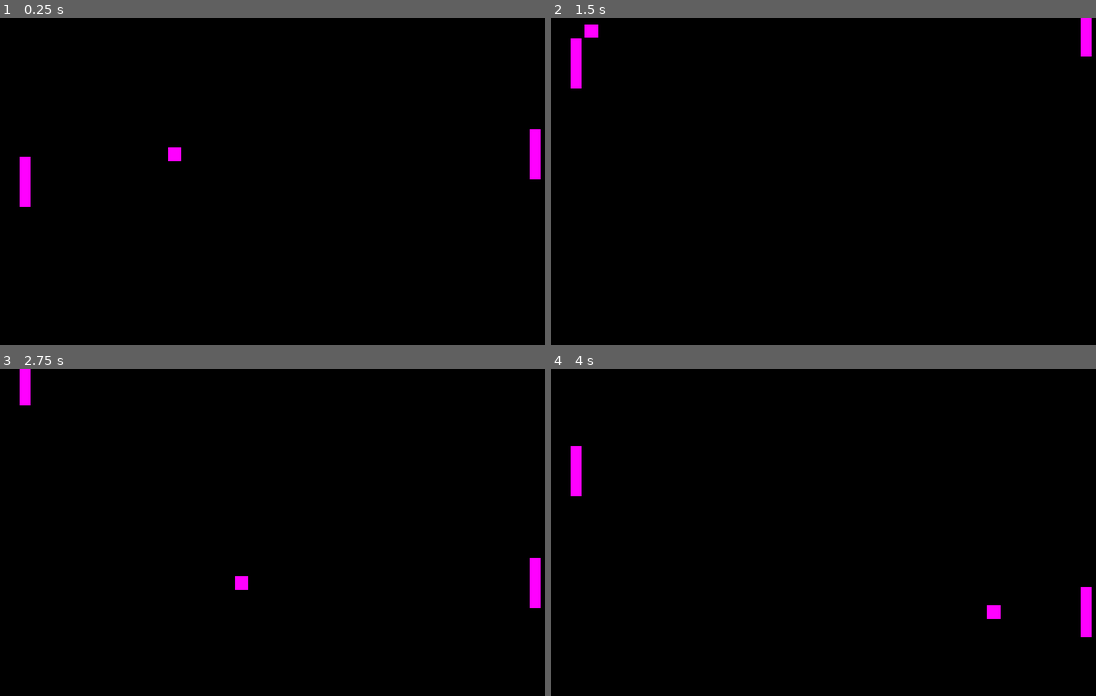
Above: before the commit, frames 1-4 (two rows, left to right).
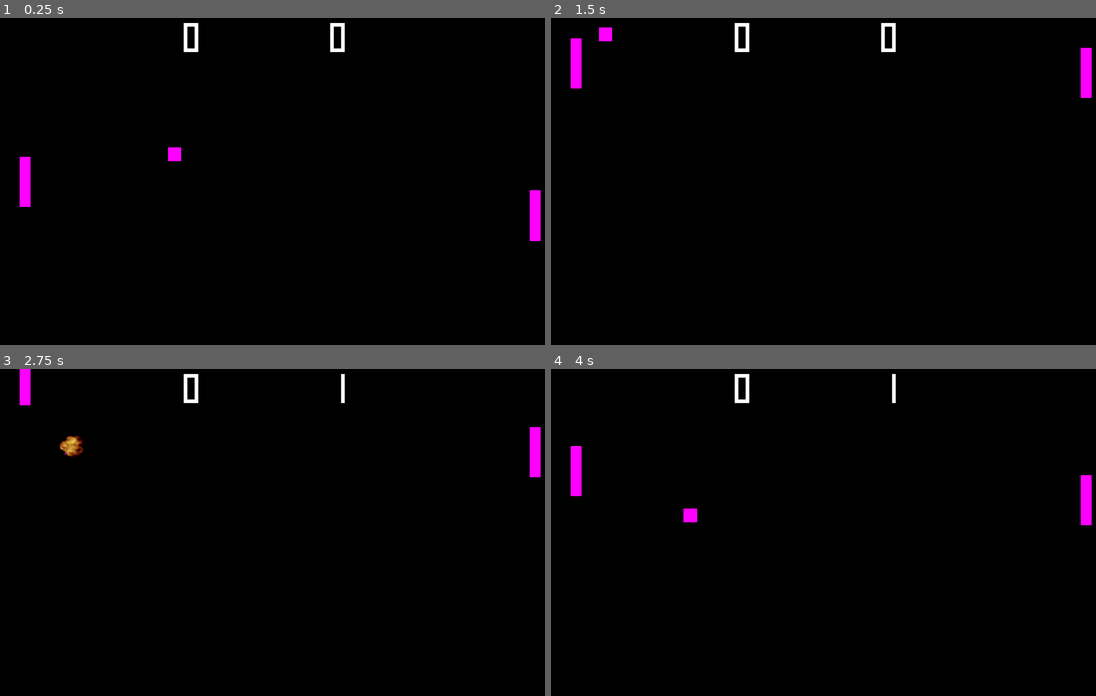
Above: after the commit, the same moments.

Repository: xriiitox/20-Game-Challenge
Game: Godot game, scene res://main.tscn
Two runs of this game, one before a commit and one after it. Both use one fixed random seed, a clock stepped at 60 frames per second and the inputs below.
Inputs:
- Up to frame 1 (0.25 s): no input
- Up to frame 2 (1.5 s): hold Up (move_up) 0.53-1.28 s; hold Space (launch) 0.53-1.28 s; hold Down (move_down) from 1.28 s (still down); tap Space (launch) at 1.35 s
- Up to frame 3 (2.75 s): release Down (move_down) at 2.03 s; hold Up (move_up) from 2.03 s (still down); hold Space (launch) from 2.03 s (still down)
- Up to frame 4 (4 s): release Space (launch) at 2.78 s; tap Space (launch) at 2.85 s; release Up (move_up) at 3.53 s; hold Down (move_down) from 3.53 s (still down); hold Space (launch) from 3.53 s (still down)

The runs differ from the first frame. In frame 1, 1.0% of the frame differs, in the area x 33-100%, y 1-69%; in frame 2, 1.0%; in frame 3, 1.2%, in the area x 10-100%, y 1-74%; in frame 4, 1.1%.

Commit message:
the game is work

Diff:
--- a/Ponge/Ball.gd
+++ b/Ponge/Ball.gd
@@ -1,29 +1,37 @@
 extends Area2D
 
-@export var direction := Vector2(-1, -1).normalized() * 500
+
+var speed := 20
+var direction: Vector2
 
 # Called when the node enters the scene tree for the first time.
 func _ready() -> void:
-	pass # Replace with function body.
+	direction = Vector2(-1, -1).normalized() * speed
 
 
 # Called every frame. 'delta' is the elapsed time since the previous frame.
 func _process(delta: float) -> void:
-	position += direction * delta
+	position += direction * delta * speed
 	if position.y < 0 || position.y > get_viewport_rect().size.y:
 		direction.y = -direction.y
+		$Beep.play()
+	if speed >= 100:
+		speed = 100
 
 func _on_the_player_balls() -> void:
 	process_mode = Node.PROCESS_MODE_INHERIT
 
-func _on_top_wall_area_entered(body: Node2D) -> void:
-	direction.y = -direction.y
-
-func _on_bottom_wall_area_entered(body: Node2D) -> void:
-	direction.y = -direction.y
-
 func _on_the_player_area_entered(area: Area2D) -> void:
 	direction.x = -direction.x
+	if randf() > 0.5:
+		direction.y = -direction.y
+	speed *= 1.05
+	$Beep.play()
+
 
 func _on_the_opponent_area_entered(area: Area2D) -> void:
 	direction.x = -direction.x
+	if randf() > 0.5:
+		direction.y = -direction.y
+	speed *= 1.05
+	$Beep.play()
--- a/Ponge/TheOpponent.gd
+++ b/Ponge/TheOpponent.gd
@@ -1,5 +1,6 @@
 extends Area2D
 
+var speed := 4.2
 
 # Called when the node enters the scene tree for the first time.
 func _ready() -> void:
@@ -8,4 +9,7 @@
 
 # Called every frame. 'delta' is the elapsed time since the previous frame.
 func _process(delta: float) -> void:
-	position.y = $"../Ball".position.y
+	if position.y < $"../Ball".position.y:
+		position.y += speed
+	elif position.y > $"../Ball".position.y:
+		position.y -= speed
--- /dev/null
+++ b/Ponge/main.gd
@@ -0,0 +1,26 @@
+extends Node2D
+
+
+# Called when the node enters the scene tree for the first time.
+func _ready() -> void:
+	pass # Replace with function body.
+
+
+# Called every frame. 'delta' is the elapsed time since the previous fram e.
+func _process(delta: float) -> void:
+	pass
+
+
+func _on_left_goal_area_entered(area: Area2D) -> void:
+	$OppaGangnamStyleScore.text = str(int($OppaGangnamStyleScore.text) + 1)
+	$Ball.position = Vector2(400, 400)
+	$Ball.direction = Vector2(-1, -1).normalized() * $Ball.speed
+	$Ball/AnimatedSprite2D.play("default")
+	$"Ball/Explo Sion".play()
+
+func _on_right_goal_area_entered(area: Area2D) -> void:
+	$PlayerScore.text = str(int($PlayerScore.text) + 1)
+	$Ball.position = Vector2(400, 400)
+	$Ball.direction = Vector2(-1,-1).normalized() * $Ball.speed
+	$Ball/AnimatedSprite2D.play("default")
+	$"Ball/Explo Sion".play()
--- a/Ponge/main.tscn
+++ b/Ponge/main.tscn
@@ -1,16 +1,20 @@
-[gd_scene load_steps=11 format=3 uid="uid://clbdnicfshbr1"]
-
+[gd_scene load_steps=32 format=3 uid="uid://clbdnicfshbr1"]
+
+[ext_resource type="Script" path="res://main.gd" id="1_covqw"]
+[ext_resource type="FontFile" uid="uid://iran0sm5awyj" path="res://pong-score.ttf" id="2_4i8cr"]
 [ext_resource type="Script" path="res://Ball.gd" id="2_88fgo"]
 [ext_resource type="Script" path="res://ThePlayer.gd" id="2_xav86"]
 [ext_resource type="Script" path="res://TheOpponent.gd" id="3_67kxn"]
+[ext_resource type="Texture2D" uid="uid://ccrl306d4x6dl" path="res://the.webp" id="3_nvk3b"]
+[ext_resource type="AudioStream" uid="uid://cpba65rtgbcmo" path="res://deltarune-explosion.mp3" id="4_gyiip"]
+[ext_resource type="AudioStream" uid="uid://ddb2cbrr4wem" path="res://blipSelect.wav" id="5_1ofgn"]
 
 [sub_resource type="RectangleShape2D" id="RectangleShape2D_dtb5d"]
-size = Vector2(25, 740.5)
-
-[sub_resource type="SystemFont" id="SystemFont_6a6uk"]
+size = Vector2(1604, 740.5)
 
 [sub_resource type="LabelSettings" id="LabelSettings_awyxd"]
-font = SubResource("SystemFont_6a6uk")
+font = ExtResource("2_4i8cr")
+font_size = 64
 
 [sub_resource type="PlaceholderTexture2D" id="PlaceholderTexture2D_e6htr"]
 size = Vector2(30, 30)
@@ -18,48 +22,177 @@
 [sub_resource type="RectangleShape2D" id="RectangleShape2D_iwmy6"]
 size = Vector2(30, 30)
 
+[sub_resource type="AtlasTexture" id="AtlasTexture_s63x1"]
+atlas = ExtResource("3_nvk3b")
+region = Rect2(0, 0, 67, 67)
+
+[sub_resource type="AtlasTexture" id="AtlasTexture_qnff6"]
+atlas = ExtResource("3_nvk3b")
+region = Rect2(67, 0, 67, 67)
+
+[sub_resource type="AtlasTexture" id="AtlasTexture_kil4j"]
+atlas = ExtResource("3_nvk3b")
+region = Rect2(134, 0, 67, 67)
+
+[sub_resource type="AtlasTexture" id="AtlasTexture_8no2g"]
+atlas = ExtResource("3_nvk3b")
+region = Rect2(201, 0, 67, 67)
+
+[sub_resource type="AtlasTexture" id="AtlasTexture_qyl5v"]
+atlas = ExtResource("3_nvk3b")
+region = Rect2(268, 0, 67, 67)
+
+[sub_resource type="AtlasTexture" id="AtlasTexture_vnqmx"]
+atlas = ExtResource("3_nvk3b")
+region = Rect2(335, 0, 67, 67)
+
+[sub_resource type="AtlasTexture" id="AtlasTexture_yv75f"]
+atlas = ExtResource("3_nvk3b")
+region = Rect2(402, 0, 67, 67)
+
+[sub_resource type="AtlasTexture" id="AtlasTexture_mn00b"]
+atlas = ExtResource("3_nvk3b")
+region = Rect2(469, 0, 67, 67)
+
+[sub_resource type="AtlasTexture" id="AtlasTexture_3q0ww"]
+atlas = ExtResource("3_nvk3b")
+region = Rect2(536, 0, 67, 67)
+
+[sub_resource type="AtlasTexture" id="AtlasTexture_bsdyl"]
+atlas = ExtResource("3_nvk3b")
+region = Rect2(603, 0, 67, 67)
+
+[sub_resource type="AtlasTexture" id="AtlasTexture_x2ipk"]
+atlas = ExtResource("3_nvk3b")
+region = Rect2(670, 0, 67, 67)
+
+[sub_resource type="AtlasTexture" id="AtlasTexture_ds0wq"]
+atlas = ExtResource("3_nvk3b")
+region = Rect2(737, 0, 67, 67)
+
+[sub_resource type="AtlasTexture" id="AtlasTexture_q3vxb"]
+atlas = ExtResource("3_nvk3b")
+region = Rect2(804, 0, 67, 67)
+
+[sub_resource type="AtlasTexture" id="AtlasTexture_lahso"]
+atlas = ExtResource("3_nvk3b")
+region = Rect2(871, 0, 67, 67)
+
+[sub_resource type="AtlasTexture" id="AtlasTexture_suoxb"]
+atlas = ExtResource("3_nvk3b")
+region = Rect2(938, 0, 67, 67)
+
+[sub_resource type="AtlasTexture" id="AtlasTexture_t2fgw"]
+atlas = ExtResource("3_nvk3b")
+region = Rect2(1005, 0, 67, 67)
+
+[sub_resource type="SpriteFrames" id="SpriteFrames_pjr8m"]
+animations = [{
+"frames": [{
+"duration": 1.0,
+"texture": null
+}, {
+"duration": 1.0,
+"texture": SubResource("AtlasTexture_s63x1")
+}, {
+"duration": 1.0,
+"texture": SubResource("AtlasTexture_qnff6")
+}, {
+"duration": 1.0,
+"texture": SubResource("AtlasTexture_kil4j")
+}, {
+"duration": 1.0,
+"texture": SubResource("AtlasTexture_8no2g")
+}, {
+"duration": 1.0,
+"texture": SubResource("AtlasTexture_qyl5v")
+}, {
+"duration": 1.0,
+"texture": SubResource("AtlasTexture_vnqmx")
+}, {
+"duration": 1.0,
+"texture": SubResource("AtlasTexture_yv75f")
+}, {
+"duration": 1.0,
+"texture": SubResource("AtlasTexture_mn00b")
+}, {
+"duration": 1.0,
+"texture": SubResource("AtlasTexture_3q0ww")
+}, {
+"duration": 1.0,
+"texture": SubResource("AtlasTexture_bsdyl")
+}, {
+"duration": 1.0,
+"texture": SubResource("AtlasTexture_x2ipk")
+}, {
+"duration": 1.0,
+"texture": SubResource("AtlasTexture_ds0wq")
+}, {
+"duration": 1.0,
+"texture": SubResource("AtlasTexture_q3vxb")
+}, {
+"duration": 1.0,
+"texture": SubResource("AtlasTexture_lahso")
+}, {
+"duration": 1.0,
+"texture": SubResource("AtlasTexture_suoxb")
+}, {
+"duration": 1.0,
+"texture": SubResource("AtlasTexture_t2fgw")
+}, {
+"duration": 1.0,
+"texture": null
+}],
+"loop": false,
+"name": &"default",
+"speed": 15.0
+}]
+
 [sub_resource type="PlaceholderTexture2D" id="PlaceholderTexture2D_vopga"]
 
 [sub_resource type="RectangleShape2D" id="RectangleShape2D_dtwtd"]
-size = Vector2(0.998686, 1.00458)
+size = Vector2(1.46114, 1.00458)
 
 [node name="Main" type="Node2D"]
+script = ExtResource("1_covqw")
 
 [node name="LeftGoal" type="Area2D" parent="."]
 
 [node name="CollisionShape2D" type="CollisionShape2D" parent="LeftGoal"]
-position = Vector2(-13.5, 362.75)
+position = Vector2(-803, 362.75)
 shape = SubResource("RectangleShape2D_dtb5d")
 
 [node name="RightGoal" type="Area2D" parent="."]
 position = Vector2(1189, 7)
 
 [node name="CollisionShape2D" type="CollisionShape2D" parent="RightGoal"]
-position = Vector2(110, 344)
+position = Vector2(897, 351)
 shape = SubResource("RectangleShape2D_dtb5d")
 
-[node name="Label" type="Label" parent="."]
+[node name="PlayerScore" type="Label" parent="."]
 anchors_preset = 15
 anchor_right = 1.0
 anchor_bottom = 1.0
 offset_left = 420.0
-offset_top = 7.0
+offset_top = 10.5
 offset_right = 490.0
-offset_bottom = 30.0
+offset_bottom = 74.5
 grow_horizontal = 2
 grow_vertical = 2
+text = "0"
 label_settings = SubResource("LabelSettings_awyxd")
 
-[node name="Label2" type="Label" parent="."]
+[node name="OppaGangnamStyleScore" type="Label" parent="."]
 anchors_preset = 15
 anchor_right = 1.0
 anchor_bottom = 1.0
 offset_left = 742.0
-offset_top = 1.0
+offset_top = 10.5
 offset_right = 812.0
-offset_bottom = 24.0
+offset_bottom = 74.5
 grow_horizontal = 2
 grow_vertical = 2
+text = "0"
 label_settings = SubResource("LabelSettings_awyxd")
 
 [node name="Ball" type="Area2D" parent="."]
@@ -72,6 +205,15 @@
 
 [node name="CollisionShape2D" type="CollisionShape2D" parent="Ball"]
 shape = SubResource("RectangleShape2D_iwmy6")
+
+[node name="AnimatedSprite2D" type="AnimatedSprite2D" parent="Ball"]
+sprite_frames = SubResource("SpriteFrames_pjr8m")
+
+[node name="Explo Sion" type="AudioStreamPlayer" parent="Ball"]
+stream = ExtResource("4_gyiip")
+
+[node name="Beep" type="AudioStreamPlayer" parent="Ball"]
+stream = ExtResource("5_1ofgn")
 
 [node name="ThePlayer" type="Area2D" parent="."]
 position = Vector2(70.6757, 360.181)
@@ -80,10 +222,11 @@
 speed = 500
 
 [node name="Sprite2D" type="Sprite2D" parent="ThePlayer"]
+texture = SubResource("PlaceholderTexture2D_vopga")
+
+[node name="CollisionShape2D" type="CollisionShape2D" parent="ThePlayer"]
+position = Vector2(-0.231229, 0)
 scale = Vector2(1, 1)
-texture = SubResource("PlaceholderTexture2D_vopga")
-
-[node name="CollisionShape2D" type="CollisionShape2D" parent="ThePlayer"]
 shape = SubResource("RectangleShape2D_dtwtd")
 
 [node name="TheOpponent" type="Area2D" parent="."]
@@ -92,12 +235,13 @@
 script = ExtResource("3_67kxn")
 
 [node name="Sprite2D" type="Sprite2D" parent="TheOpponent"]
-scale = Vector2(1, 1)
 texture = SubResource("PlaceholderTexture2D_vopga")
 
 [node name="CollisionShape2D" type="CollisionShape2D" parent="TheOpponent"]
 shape = SubResource("RectangleShape2D_dtwtd")
 
+[connection signal="area_entered" from="LeftGoal" to="." method="_on_left_goal_area_entered"]
+[connection signal="area_entered" from="RightGoal" to="." method="_on_right_goal_area_entered"]
 [connection signal="area_entered" from="ThePlayer" to="Ball" method="_on_the_player_area_entered"]
 [connection signal="balls" from="ThePlayer" to="Ball" method="_on_the_player_balls"]
 [connection signal="area_entered" from="TheOpponent" to="Ball" method="_on_the_opponent_area_entered"]
Not shown, added: Ponge/blipSelect.wav.import
Not shown, added: Ponge/deltarune-explosion.mp3.import
Binary file added: Ponge/pong-score.ttf
Not shown, added: Ponge/pong-score.ttf.import
Binary file added: Ponge/the.webp
Not shown, added: Ponge/the.webp.import
Not shown, added: Ponge/blipSelect.wav
Not shown, added: Ponge/deltarune-explosion.mp3
